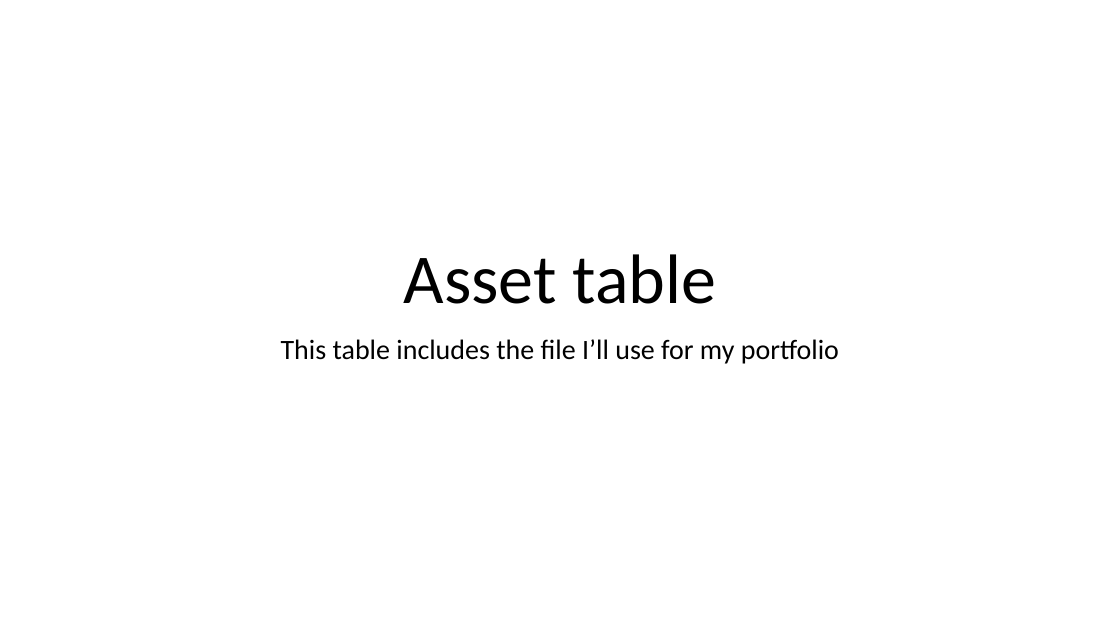
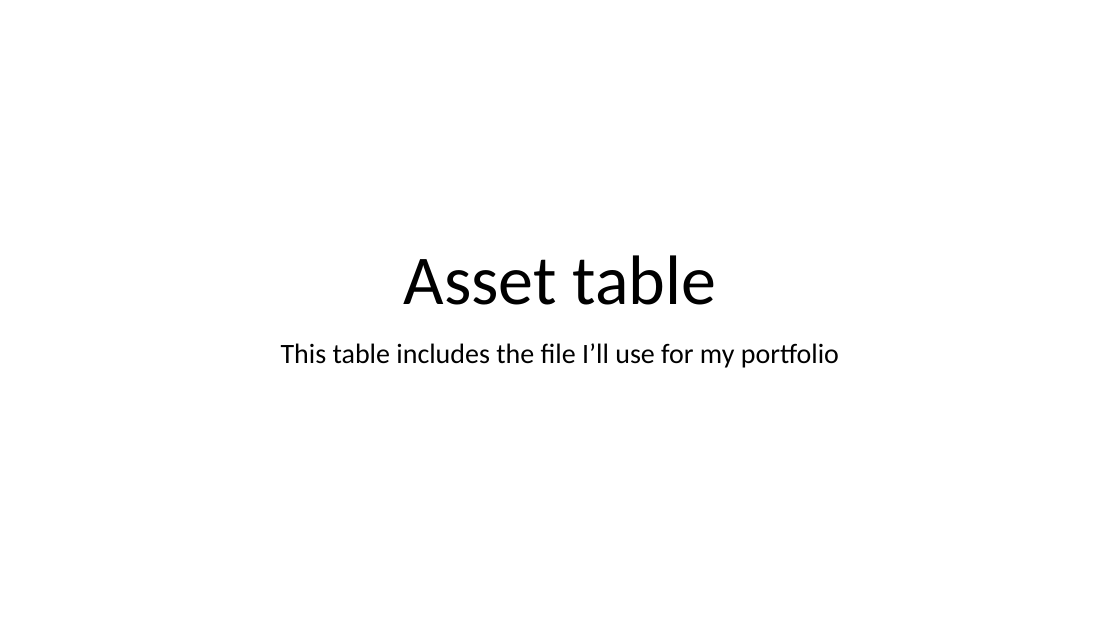
Before and after one commit to macodo/Unit3, a slide deck: slide 1 of Unit 3/Asset table.pptx. Drawn at 1120x630 pixels with LibreOffice and Linux fonts; fonts in the diff are those of the drawing. Boxes give left, top, right and bottom in pixels: in the first picture for what was removed or moved away, otherwise in the second. Text is boxed around its words. In the diff, an @@ line names an element or a change of style, - is before the commit and + after.

```diff
--- a/Unit 3/Asset table.pptx
+++ b/Unit 3/Asset table.pptx
@@ text "This table includes the file ..." at [281,343,839,368]: line spacing 0.9 to 1; less space between paragraphs @@
```
Also in this commit, not shown: 1 slide added, 1 slide removed, 5 other files.
